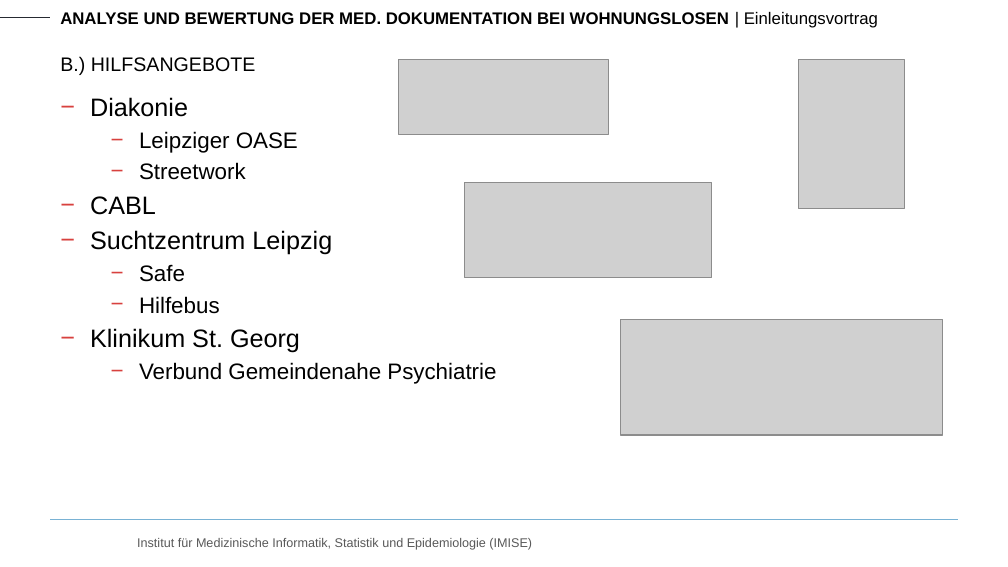
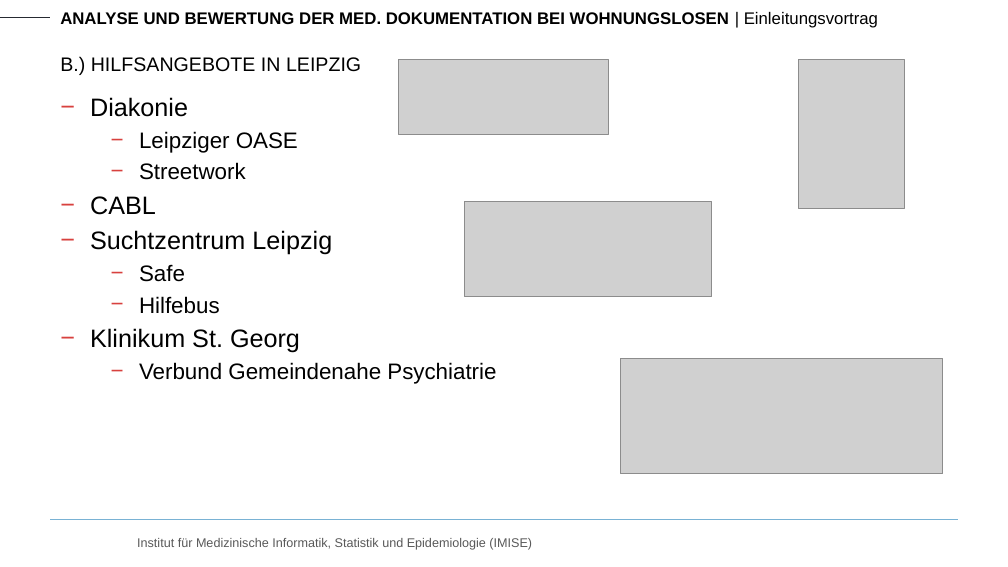
Before and after one commit to RoKuen/masterthesis, a slide deck: slide 8 of Presentations/1_presentation.pptx. Drawn at 1008x567 pixels with LibreOffice and Linux fonts; fonts in the diff are those of the drawing; grey boxes stand for pictures; background and template pictures are left out. Boxes give left, top, right and bottom in pixels: in the first picture for what was removed or moved away, otherwise in the second. Text is boxed around its words. In the diff, an @@ line names an element or a change of style, - is before the commit and + after.

```diff
--- a/Presentations/1_presentation.pptx
+++ b/Presentations/1_presentation.pptx
@@ text at bbox=[60, 56, 361, 75]: text changed @@
-B.) HILFSANGEBOTE
+B.) HILFSANGEBOTE IN LEIPZIG
@@ picture: place and size @@
-picture at bbox=[465, 182, 713, 278]
+picture at bbox=[465, 202, 713, 297]
@@ picture: place and size @@
-picture at bbox=[621, 320, 943, 435]
+picture at bbox=[621, 358, 943, 474]
```
Also in this commit, not shown: 6 other slides changed.
